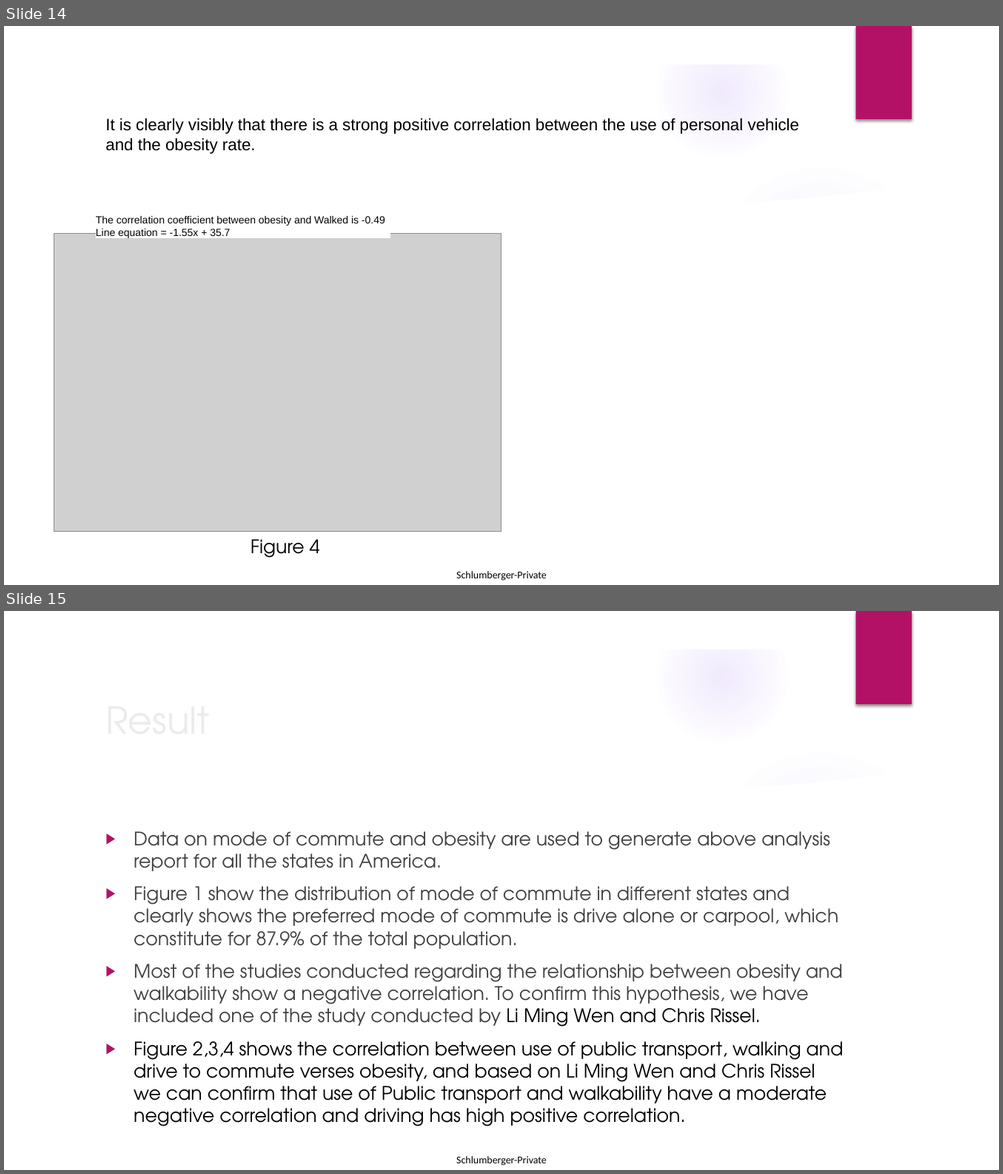
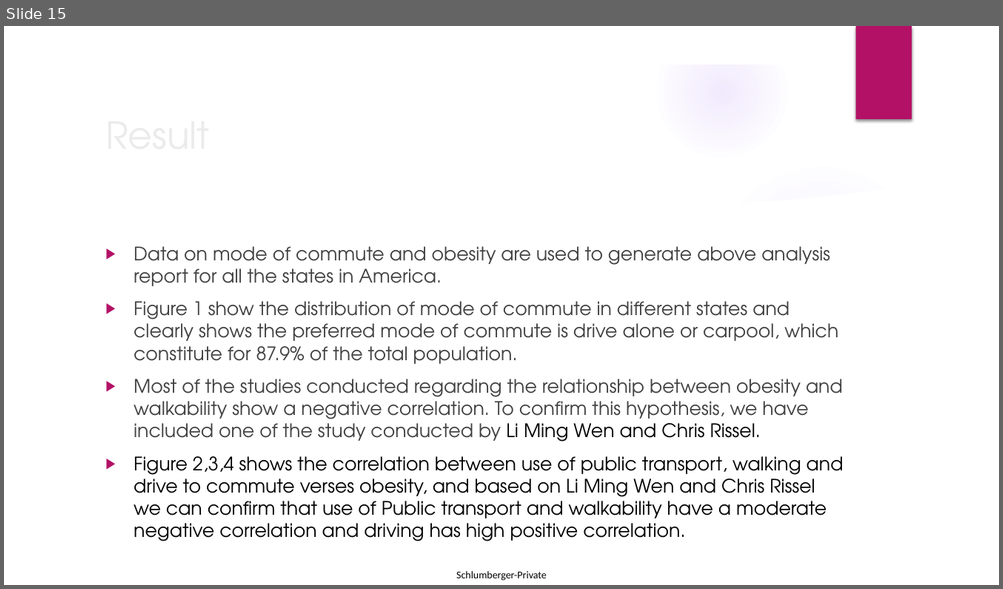
Before and after one commit to rajeshnair1984/Project_Obesity, a slide deck: O3_presentation_V2.pptx. Shown one above the other, each under a label of ours: slides 14 and 15 before the commit, slide 15 after it. The pictures are 1003x1174 and 1003x589 pixels, drawn with LibreOffice and Linux fonts; fonts in the diff are those of the drawing; grey boxes stand for pictures; background and template pictures are left out. Boxes give left, top, right and bottom in pixels: in the first picture for what was removed or moved away, otherwise in the second. Text is boxed around its words. In the diff, an @@ line names an element or a change of style, - is before the commit and + after.

```diff
--- a/O3_presentation_V2.pptx
+++ b/O3_presentation_V2.pptx
@@ slide 14 removed at <box>4,26,999,585</box>, background picture (left out); not listed: 10 template elements that a slide beside it also shows @@
@@ title removed at <box>105,118,800,154</box> @@
-It is clearly visibly that there is a strong positive correlation between the use of personal vehicle and the obesity rate.
@@ rectangle removed at <box>96,213,390,238</box> @@
-The correlation coefficient between obesity and Walked is -0.49
-Line equation = -1.55x + 35.7
@@ picture removed at <box>54,233,502,532</box> @@
@@ text removed at <box>250,540,320,558</box> @@
-Figure 4
```
Also in this commit, not shown: 1 slide changed, 2 slides added, 1 other slide removed.
